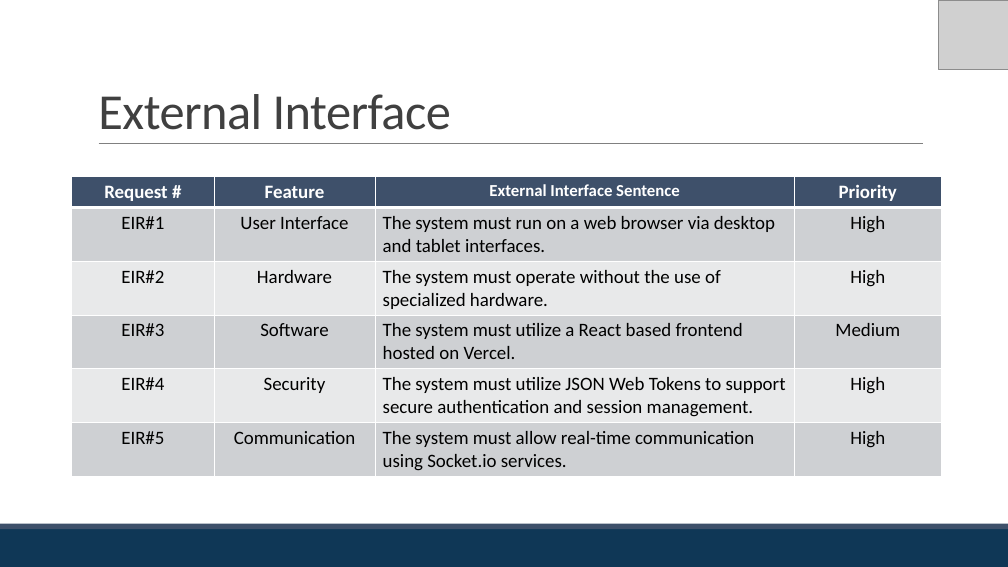
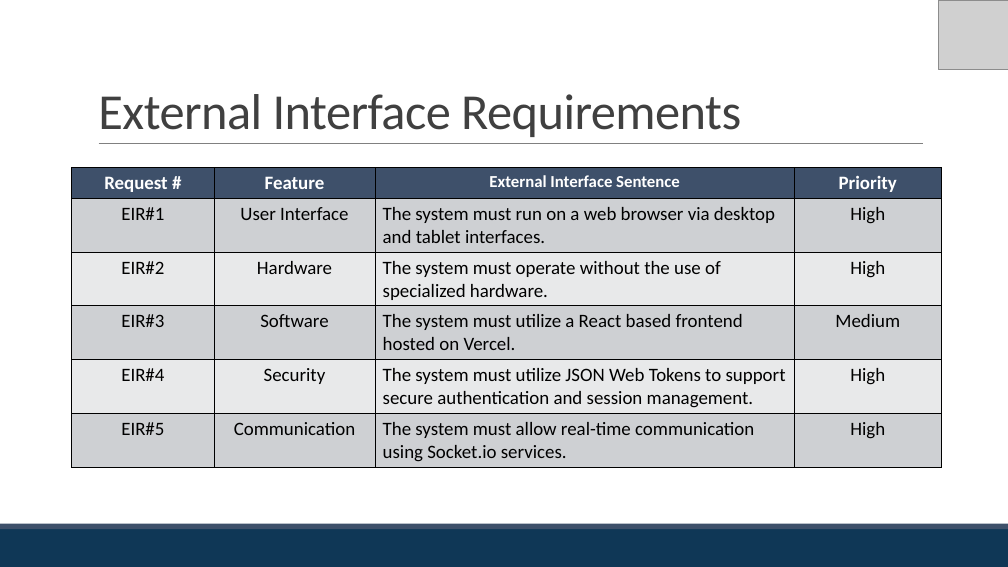
Before and after one commit to hudcho/Studious, a slide deck: slide 11 of ASGMNT3/JHET_Innovations-Assignment3-SRS-Presentation (1).pptx (slide 10 before the commit). Drawn at 1008x567 pixels with LibreOffice and Linux fonts; fonts in the diff are those of the drawing; grey boxes stand for pictures. Boxes give left, top, right and bottom in pixels: in the first picture for what was removed or moved away, otherwise in the second. Text is boxed around its words. In the diff, an @@ line names an element or a change of style, - is before the commit and + after.

```diff
--- a/ASGMNT3/JHET_Innovations-Assignment3-SRS-Presentation (1).pptx
+++ b/ASGMNT3/JHET_Innovations-Assignment3-SRS-Presentation (1).pptx
@@ title at bbox=[98, 94, 741, 137]: text changed @@
-External Interface
+External Interface Requirements
@@ table at bbox=[72, 168, 941, 466] @@
@@ borders changed @@
@@ table: place and size @@
-table at bbox=[72, 177, 941, 475]
+table at bbox=[72, 168, 941, 466]
```
Also in this commit, not shown: 4 other slides changed, 1 slide added, 1 slide removed, 2 other files.
